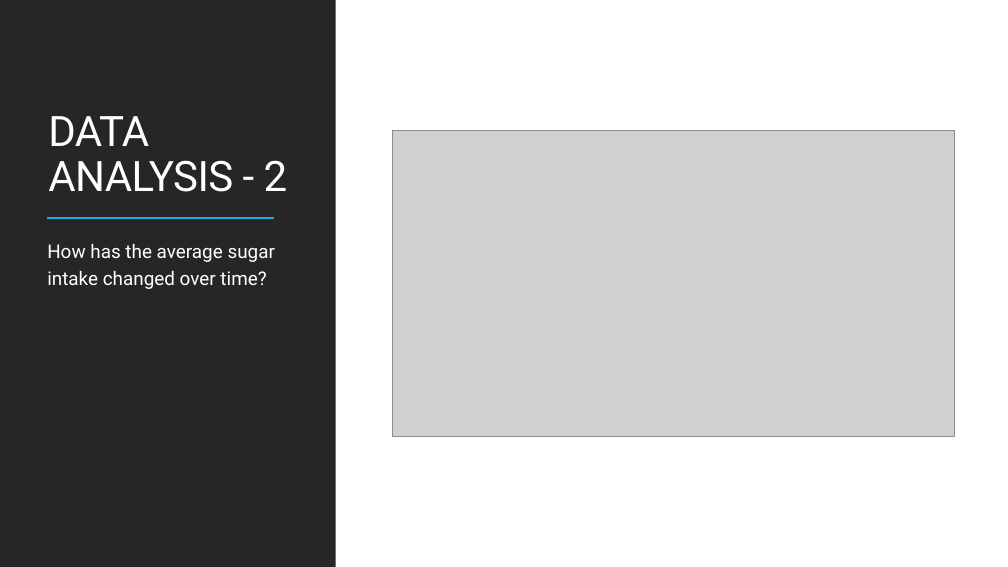
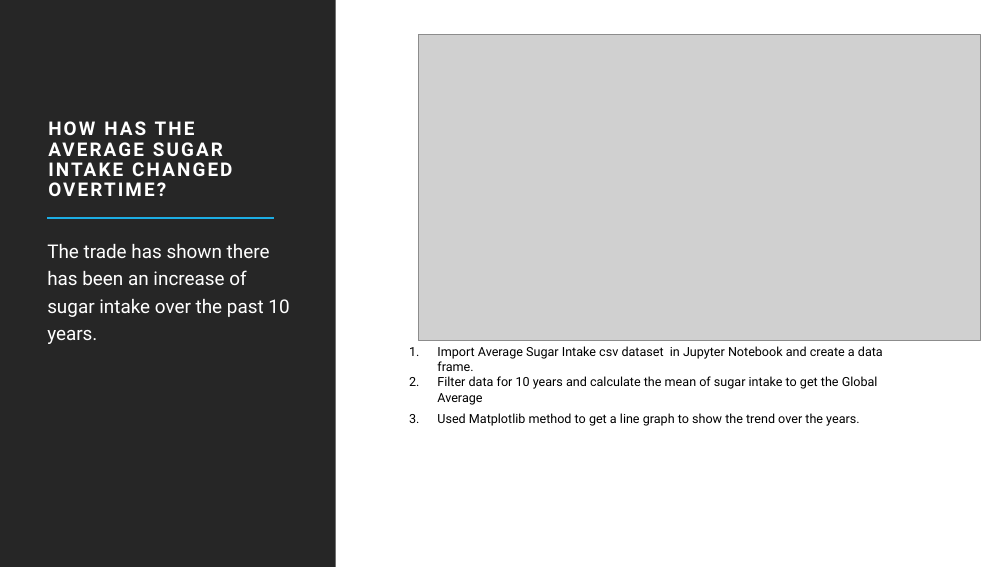
Before and after one commit to cbeachey/project1_influencers, a slide deck: slide 12 of Effects of Sugar Consumption.pptx (slide 10 before the commit). Drawn at 1008x567 pixels with LibreOffice and Linux fonts; fonts in the diff are those of the drawing; grey boxes stand for pictures. Boxes give left, top, right and bottom in pixels: in the first picture for what was removed or moved away, otherwise in the second. Text is boxed around its words. In the diff, an @@ line names an element or a change of style, - is before the commit and + after.

```diff
--- a/Effects of Sugar Consumption.pptx
+++ b/Effects of Sugar Consumption.pptx
@@ picture: place and size @@
-picture at <box>392,130,954,436</box>
+picture at <box>418,34,980,340</box>
@@ title at <box>48,121,596,359</box>: text changed; size 40 to 18 pt; bold on @@
-DATA ANALYSIS - 2
+HOW HAS THE AVERAGE SUGAR INTAKE CHANGED OVERTIME?
@@ text at <box>47,244,289,344</box>: text changed @@
-How has the average sugar intake changed over time?
+The trade has shown there has been an increase of sugar intake over the past 10 years.
@@ text added at <box>437,346,883,426</box>, 12 pt, text #000000 @@
+1. Import Average Sugar Intake csv dataset in Jupyter Notebook and create a data frame.
+2. Filter data for 10 years and calculate the mean of sugar intake to get the Global Average
+3. Used Matplotlib method to get a line graph to show the trend over the years.
```
Also in this commit, not shown: 10 other slides changed, 3 slides added, 2 slides removed, 6 other files.
